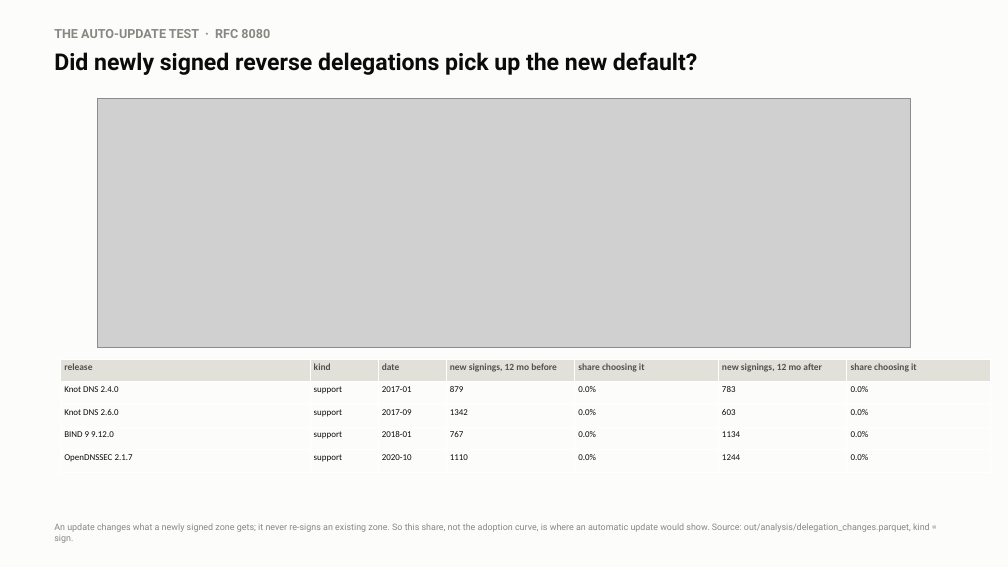
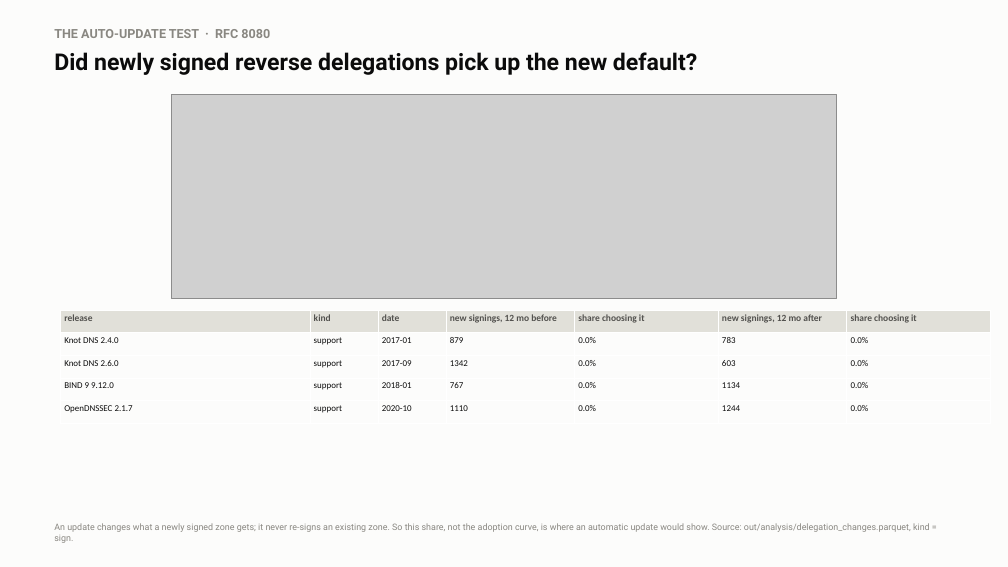
Before and after one commit to j776w781/rfc_adoption, a slide deck: slide 14 of out/analysis/dnssec_program_rfc_cases.pptx. Drawn at 1008x567 pixels with LibreOffice and Linux fonts; fonts in the diff are those of the drawing; grey boxes stand for pictures. Boxes give left, top, right and bottom in pixels: in the first picture for what was removed or moved away, otherwise in the second. Text is boxed around its words. In the diff, an @@ line names an element or a change of style, - is before the commit and + after.

```diff
--- a/out/analysis/dnssec_program_rfc_cases.pptx
+++ b/out/analysis/dnssec_program_rfc_cases.pptx
@@ picture: place and size @@
-picture at [98, 98, 911, 348]
+picture at [171, 95, 836, 299]
@@ table: place and size @@
-table at [60, 359, 991, 473]
+table at [60, 310, 991, 423]
```
Also in this commit, not shown: 3 other slides changed, 2 other files.
